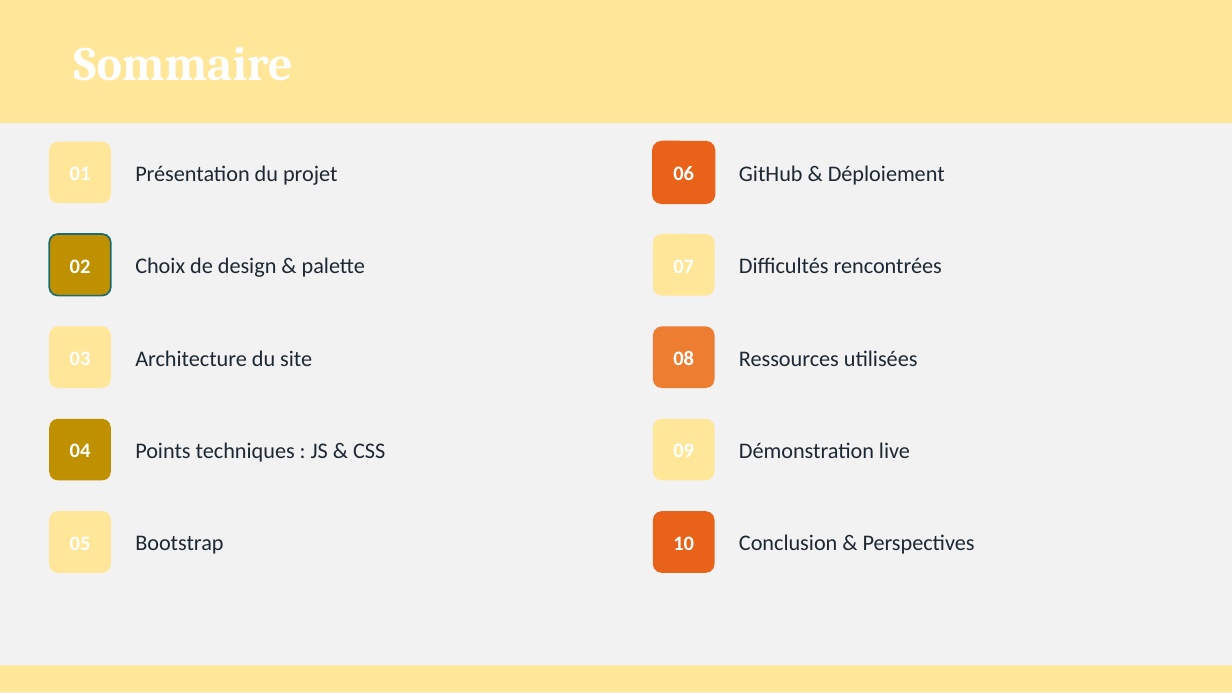
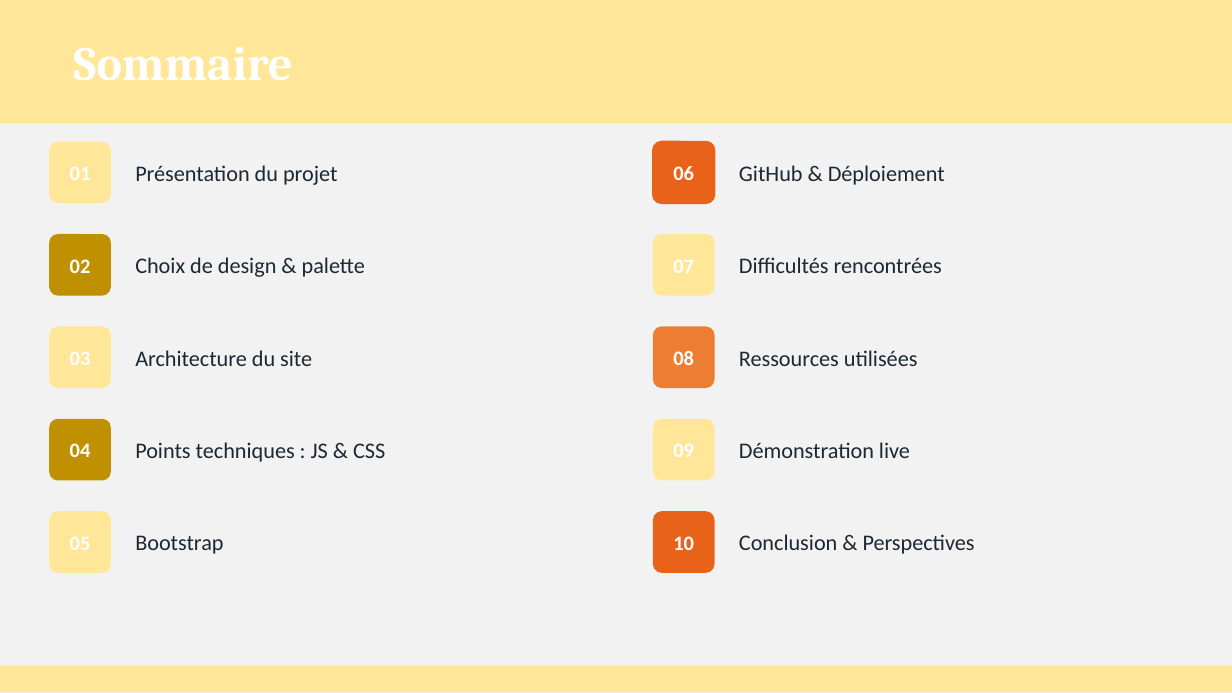
Before and after one commit to TDMDS06/Dolores-Mav-AfriTalent, a slide deck: slide 2 of Dolores Mav L1CS Presentation.pptx. Drawn at 1232x693 pixels with LibreOffice and Linux fonts; fonts in the diff are those of the drawing. Boxes give left, top, right and bottom in pixels: in the first picture for what was removed or moved away, otherwise in the second. Text is boxed around its words. In the diff, an @@ line names an element or a change of style, - is before the commit and + after.

```diff
--- a/Dolores Mav L1CS Presentation.pptx
+++ b/Dolores Mav L1CS Presentation.pptx
@@ rounded rectangle at (49, 234, 111, 296): outline #1B6B72 1 pt to none @@
```
Also in this commit, not shown: 2 other slides changed, 2 other files.
